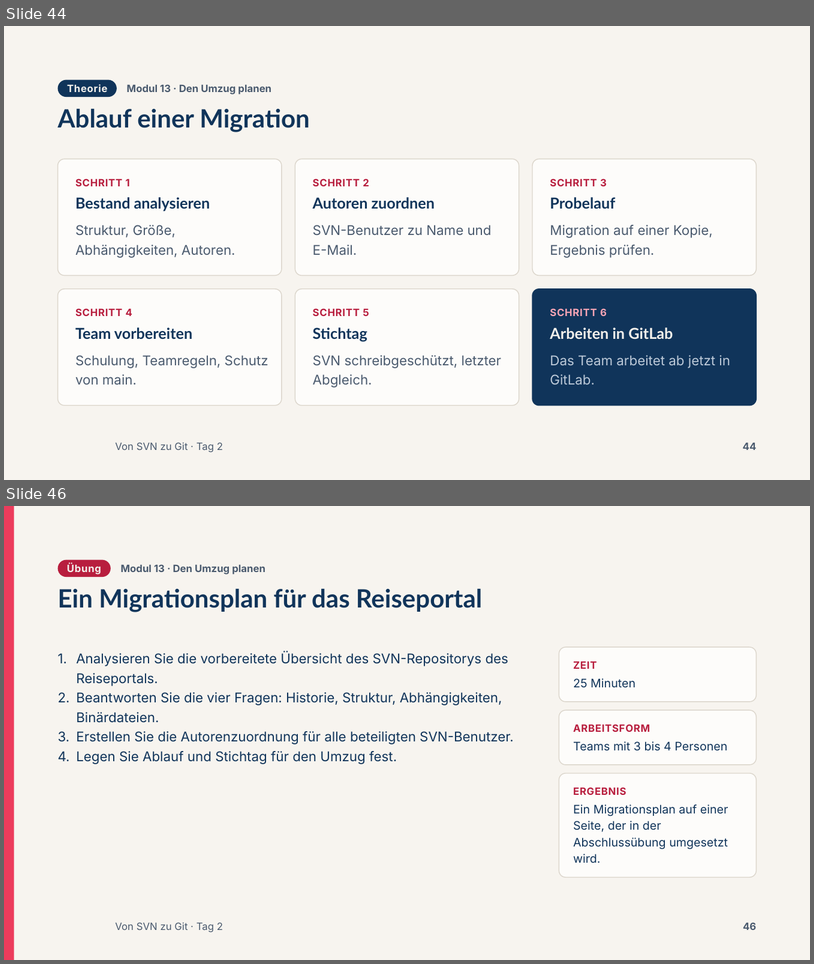
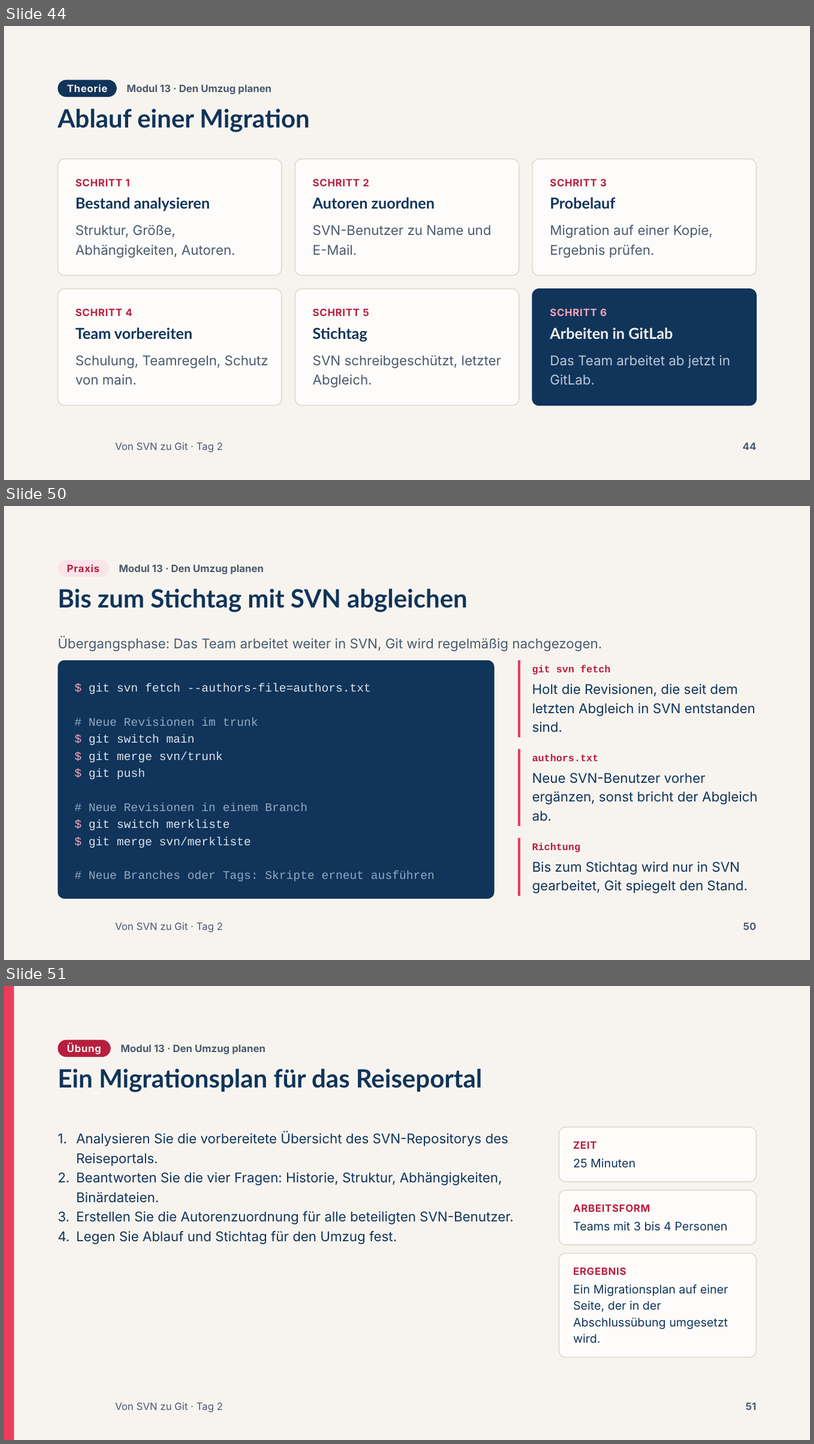
Before and after one commit to AndreasSchoenfeldUser/Von-SVN-zu-Git-Workshop, a slide deck: slides/pptx/tag2.pptx. Shown one above the other, each under a label of ours: slides 44 and 46 before the commit, slides 44, 50 and 51 after it; the slides between them are not shown. The pictures are 814x964 and 814x1444 pixels, drawn with LibreOffice and Linux fonts; fonts in the diff are those of the drawing; background and template pictures are left out. Boxes give left, top, right and bottom in pixels: in the first picture for what was removed or moved away, otherwise in the second. Text is boxed around its words. In the diff, an @@ line names an element or a change of style, - is before the commit and + after.

```diff
--- a/slides/pptx/tag2.pptx
+++ b/slides/pptx/tag2.pptx
@@ slide 50 added at [4,506,810,960], background #F7F4EF; not listed: 1 template element that a slide beside it also shows @@
@@ rounded rectangle added at [58,560,109,577], fill #FBE4E9 @@
@@ text added at [67,564,99,572], 12 pt, text #B81E3E, bold @@
+Praxis
@@ text added at [119,564,264,574], 12 pt, text #4A5A6E, bold @@
+Modul 13 · Den Umzug planen
@@ title added at [58,588,468,612], 30 pt, text #10345A, bold @@
+Bis zum Stichtag mit SVN abgleichen
@@ text added at [58,636,602,651], 16 pt, text #4A5A6E @@
+Übergangsphase: Das Team arbeitet weiter in SVN, Git wird regelmäßig nachgezogen.
@@ rounded rectangle added at [58,660,495,898], fill #10345A @@
@@ rectangle added at [518,660,521,737], fill #EC3C5C @@
@@ text added at [533,665,611,675], 12 pt, text #B81E3E, bold @@
+git svn fetch
@@ text added at [89,683,435,881], 14 pt, text #DCE4EC @@
+$ git svn fetch --authors-file=authors.txt
+# Neue Revisionen im trunk
+$ git switch main
+$ git merge svn/trunk
+$ git push
+# Neue Revisionen in einem Branch
+$ git switch merkliste
+$ git merge svn/merkliste
+# Neue Branches oder Tags: Skripte erneut ausführen
@@ text added at [533,684,756,732], 16 pt, text #10345A @@
+Holt die Revisionen, die seit dem letzten Abgleich in SVN entstanden sind.
@@ rectangle added at [518,749,521,826], fill #EC3C5C @@
@@ text added at [533,754,599,761], 12 pt, text #B81E3E, bold @@
+authors.txt
@@ text added at [533,772,758,821], 16 pt, text #10345A @@
+Neue SVN-Benutzer vorher ergänzen, sonst bricht der Abgleich ab.
@@ rectangle added at [518,838,521,895], fill #EC3C5C @@
@@ text added at [533,843,581,852], 12 pt, text #B81E3E, bold @@
+Richtung
@@ text added at [533,861,748,893], 16 pt, text #10345A @@
+Bis zum Stichtag wird nur in SVN gearbeitet, Git spiegelt den Stand.
@@ page number added at [744,922,757,930], 12 pt, text #4A5A6E, bold @@
+50
@@ what was slide 46 is now slide 51 @@
@@ page number at [746,1402,757,1410]: text changed @@
-46
+51
```
Also in this commit, not shown: 5 other slides added, 1 slide removed, 22 other files.
